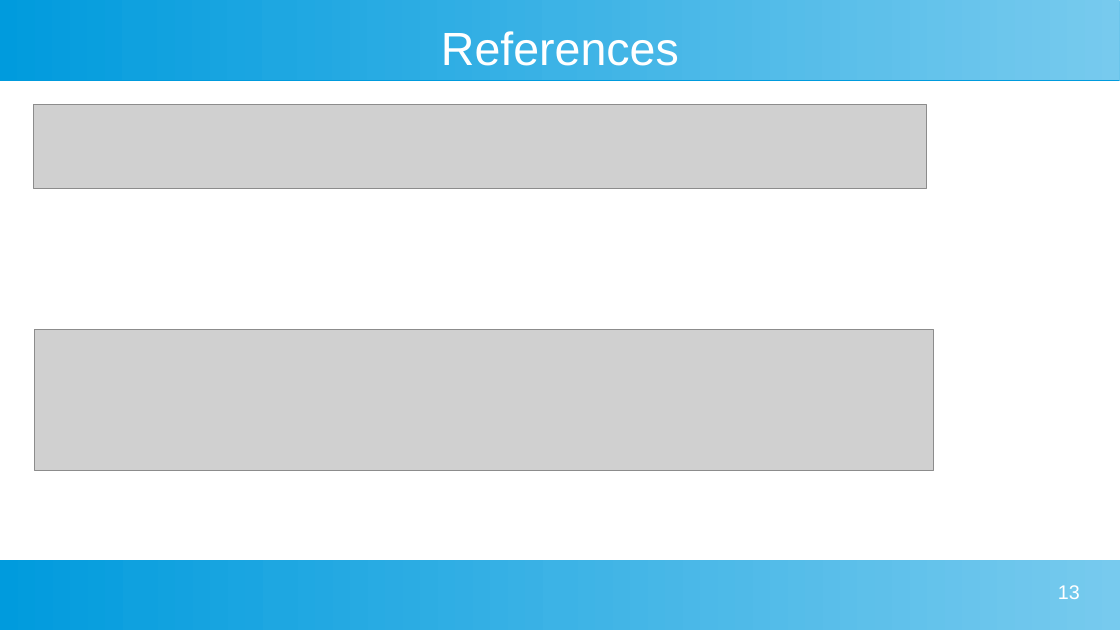
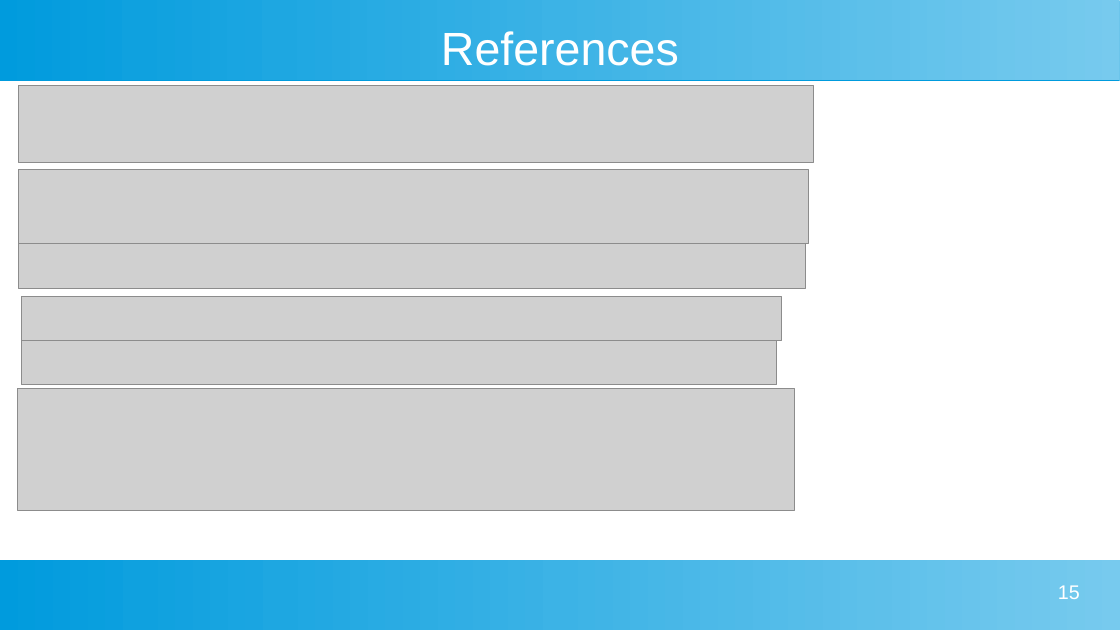
Before and after one commit to johanneshoelker/Smart-Systems-Paper, a slide deck: slide 15 of Presentation/Kolloq.odp (slide 13 before the commit). Drawn at 1120x630 pixels with LibreOffice and Linux fonts; fonts in the diff are those of the drawing; grey boxes stand for pictures. Boxes give left, top, right and bottom in pixels: in the first picture for what was removed or moved away, otherwise in the second. Text is boxed around its words. In the diff, an @@ line names an element or a change of style, - is before the commit and + after.

```diff
--- a/Presentation/Kolloq.odp
+++ b/Presentation/Kolloq.odp
@@ picture: place and size @@
-picture at [34, 104, 927, 188]
+picture at [18, 85, 813, 163]
@@ picture added at [18, 170, 809, 243] @@
@@ picture added at [18, 243, 805, 289] @@
@@ picture added at [21, 297, 782, 341] @@
@@ picture: place and size @@
-picture at [35, 330, 934, 471]
+picture at [21, 340, 777, 384]
@@ picture added at [17, 388, 795, 510] @@
@@ page number at [1058, 585, 1080, 599]: text changed @@
-13
+15
```
Also in this commit, not shown: 6 other slides changed, 3 slides added, 1 slide removed, 2 other files.
